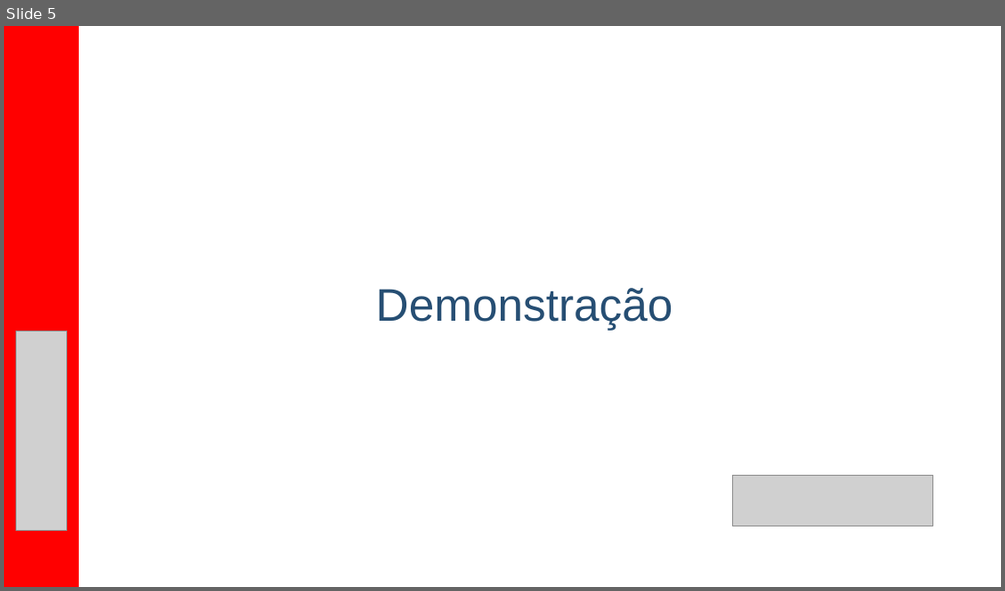
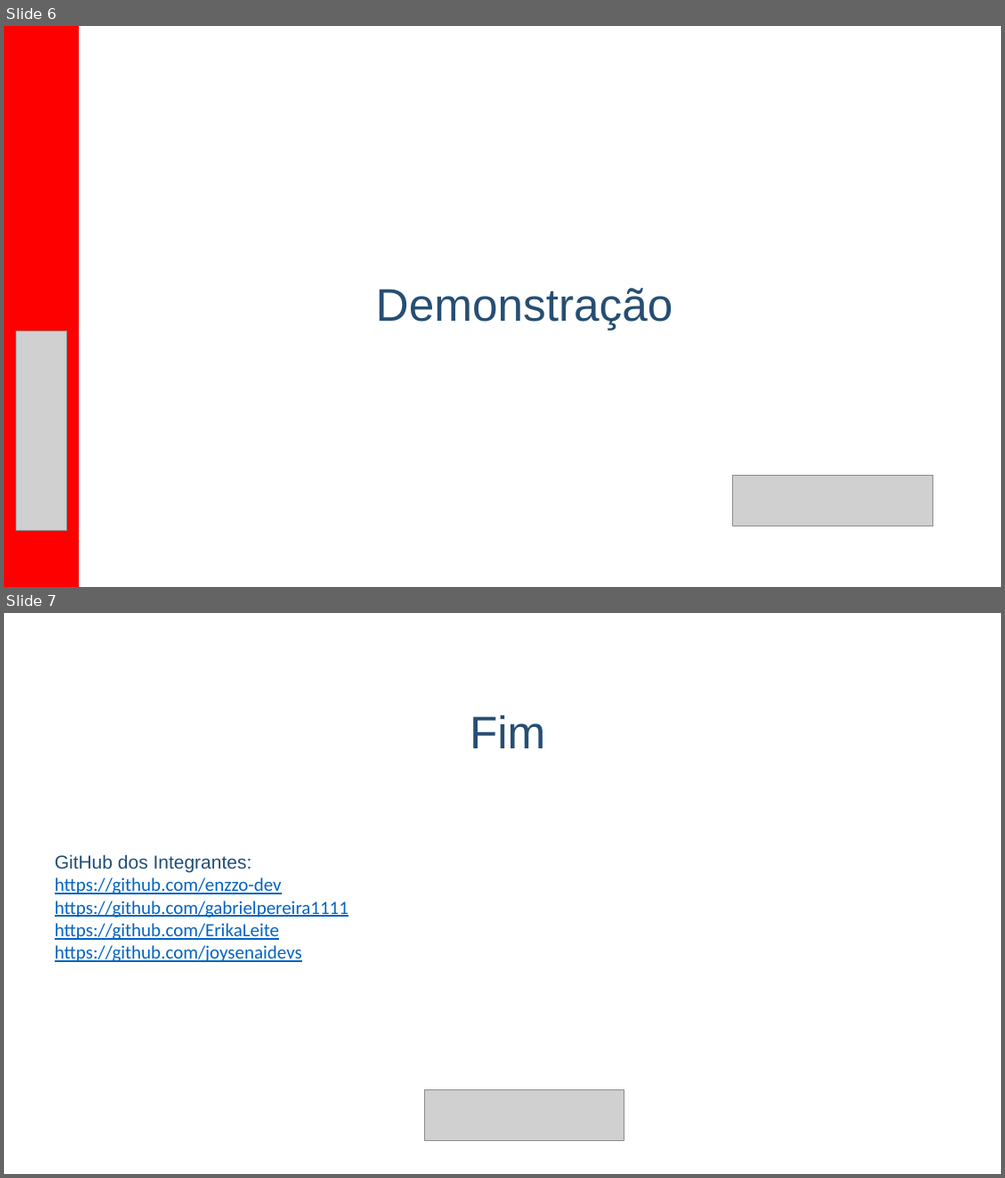
Before and after one commit to joysenaidevs/Projeto_Inicial-3T, a slide deck: Sprint 5 - documentação/Projeto_inicial.pptx. Shown one above the other, each under a label of ours: slide 5 before the commit, slides 6 and 7 after it. The pictures are 1005x591 and 1005x1178 pixels, drawn with LibreOffice and Linux fonts; fonts in the diff are those of the drawing; grey boxes stand for pictures. Boxes give left, top, right and bottom in pixels: in the first picture for what was removed or moved away, otherwise in the second. Text is boxed around its words. In the diff, an @@ line names an element or a change of style, - is before the commit and + after.

```diff
--- a/Sprint 5 - documentação/Projeto_inicial.pptx
+++ b/Sprint 5 - documentação/Projeto_inicial.pptx
@@ slide 7 added at box(4, 613, 1001, 1174), background #FFFFFF @@
@@ text added at box(469, 714, 545, 748), 44 pt, text #264E73 @@
+Fim
@@ text added at box(55, 854, 348, 962), 18 pt, text #0563C1, underline @@
+GitHub dos Integrantes:
+https://github.com/enzzo-dev
+https://github.com/gabrielpereira1111
+https://github.com/ErikaLeite
+https://github.com/joysenaidevs
@@ picture added at box(425, 1089, 624, 1140) @@
@@ what was slide 5 is now slide 6 @@
```
Also in this commit, not shown: 1 slide changed, 1 other slide added, 1 slide removed.
